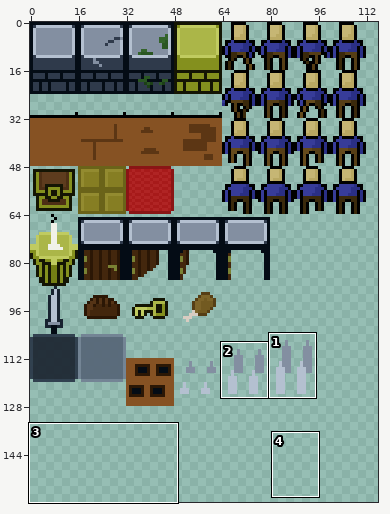
A sprite sheet gets an edit: _games/ancient-maze/TileSetForMaze.png. The picture above shows the old version from afar; the outline marks the close-up.
Close-up. First the earlier version:
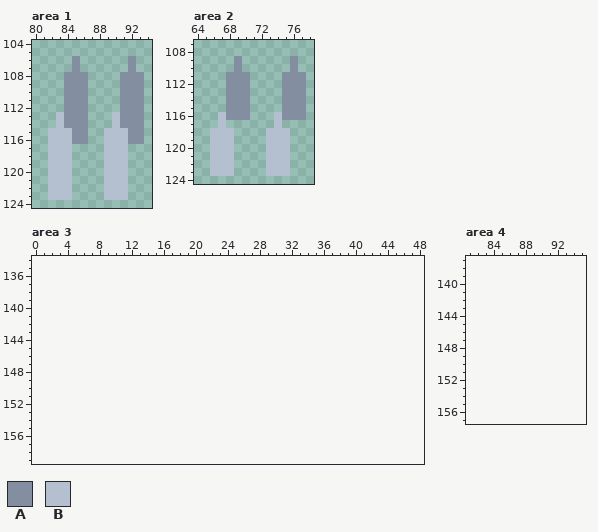
The file is 640x640 pixels, drawn in blocks of 5x5; one block is one cell here. Colours within 5 levels of each other are drawn and written as one. Shown: area 1: x 80..94, y 104..124; area 2: x 64..78, y 107..124; area 3: x 0..48, y 134..159; area 4: x 81..95, y 137..157. The old version is drawn lined up with the new one, on the new canvas. The wide view leaves out empty margins. The commit also changed other parts of the picture, which this record leaves out.
Palette (. is transparent): A #838fa1  B #b4c0d0
Pixels before, area 1, first column x 82:
106 ...A......A.
107 ...A......A.
108 ..AAA....AAA
109 ..AAA....AAA
110 ..AAA....AAA
111 ..AAA....AAA
112 ..AAA....AAA
113 .BAAA...BAAA
114 .BAAA...BAAA
115 BBBAA..BBBAA
116 BBBAA..BBBAA
117 BBB....BBB..
118 BBB....BBB..
119 BBB....BBB..
120 BBB....BBB..
121 BBB....BBB..
122 BBB....BBB..
123 BBB....BBB..
Pixels before, area 2, first column x 66:
109 ...A......A.
110 ...A......A.
111 ..AAA....AAA
112 ..AAA....AAA
113 ..AAA....AAA
114 ..AAA....AAA
115 ..AAA....AAA
116 .BAAA...BAAA
117 .B......B...
118 BBB....BBB..
119 BBB....BBB..
120 BBB....BBB..
121 BBB....BBB..
122 BBB....BBB..
123 BBB....BBB..
After the commit:
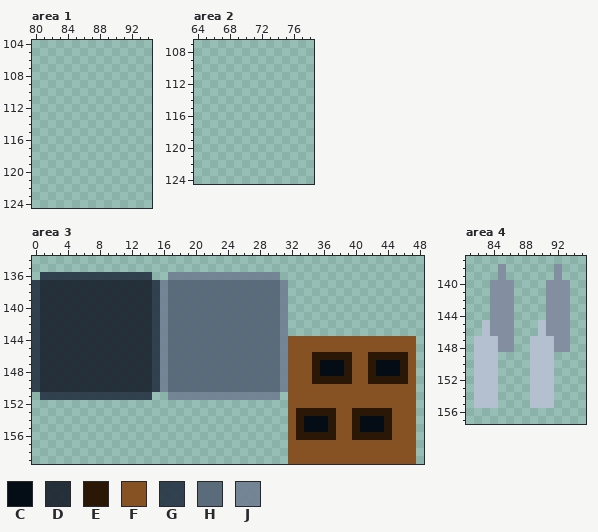
Colours new in this view: C #040c15  D #1e2833f2  E #2b1705  F #865223  G #2c3a4af2  H #576778f2  J #728293f2
Diff:
canvas 128x128 -> 128x160
Changed rows in their new state; - is an unchanged pixel.
Area 1:
first column x 82:
106 ---.------.-
107 ---.------.-
108 --...----...
109 --...----...
110 --...----...
111 --...----...
112 --...----...
113 -....---....
114 -....---....
115 .....--.....
116 .....--.....
117 ...----...--
118 ...----...--
119 ...----...--
120 ...----...--
121 ...----...--
122 ...----...--
123 ...----...--
Area 2:
first column x 66:
109 ---.------.-
110 ---.------.-
111 --...----...
112 --...----...
113 --...----...
114 --...----...
115 --...----...
116 -....---....
117 -.------.---
118 ...----...--
119 ...----...--
120 ...----...--
121 ...----...--
122 ...----...--
123 ...----...--
Area 3:
first column x 0:
136 -GGGGGGGGGGGGGG--JJJJJJJJJJJJJJ-----------------
137 GDDDDDDDDDDDDDDGJHHHHHHHHHHHHHHJ----------------
138 GDDDDDDDDDDDDDDGJHHHHHHHHHHHHHHJ----------------
139 GDDDDDDDDDDDDDDGJHHHHHHHHHHHHHHJ----------------
140 GDDDDDDDDDDDDDDGJHHHHHHHHHHHHHHJ----------------
141 GDDDDDDDDDDDDDDGJHHHHHHHHHHHHHHJ----------------
142 GDDDDDDDDDDDDDDGJHHHHHHHHHHHHHHJ----------------
143 GDDDDDDDDDDDDDDGJHHHHHHHHHHHHHHJ----------------
144 GDDDDDDDDDDDDDDGJHHHHHHHHHHHHHHJFFFFFFFFFFFFFFFF
145 GDDDDDDDDDDDDDDGJHHHHHHHHHHHHHHJFFFFFFFFFFFFFFFF
146 GDDDDDDDDDDDDDDGJHHHHHHHHHHHHHHJFFFEEEEEFFEEEEEF
147 GDDDDDDDDDDDDDDGJHHHHHHHHHHHHHHJFFFECCCEFFECCCEF
148 GDDDDDDDDDDDDDDGJHHHHHHHHHHHHHHJFFFECCCEFFECCCEF
149 GDDDDDDDDDDDDDDGJHHHHHHHHHHHHHHJFFFEEEEEFFEEEEEF
150 GDDDDDDDDDDDDDDGJHHHHHHHHHHHHHHJFFFFFFFFFFFFFFFF
151 -GGGGGGGGGGGGGG--JJJJJJJJJJJJJJ-FFFFFFFFFFFFFFFF
152 --------------------------------FFFFFFFFFFFFFFFF
153 --------------------------------FEEEEEFFEEEEEFFF
154 --------------------------------FECCCEFFECCCEFFF
155 --------------------------------FECCCEFFECCCEFFF
156 --------------------------------FEEEEEFFEEEEEFFF
157 --------------------------------FFFFFFFFFFFFFFFF
158 --------------------------------FFFFFFFFFFFFFFFF
159 --------------------------------FFFFFFFFFFFFFFFF
Area 4:
first column x 82:
138 ---A------A-
139 ---A------A-
140 --AAA----AAA
141 --AAA----AAA
142 --AAA----AAA
143 --AAA----AAA
144 --AAA----AAA
145 -BAAA---BAAA
146 -BAAA---BAAA
147 BBBAA--BBBAA
148 BBBAA--BBBAA
149 BBB----BBB--
150 BBB----BBB--
151 BBB----BBB--
152 BBB----BBB--
153 BBB----BBB--
154 BBB----BBB--
155 BBB----BBB--
Pixel boxes of the changes (left, top, right, bottom) in both close-ups:
erased: (48, 56, 144, 200)
erased: (210, 56, 306, 176)
added: (32, 272, 416, 464)
added: (474, 264, 570, 408)
